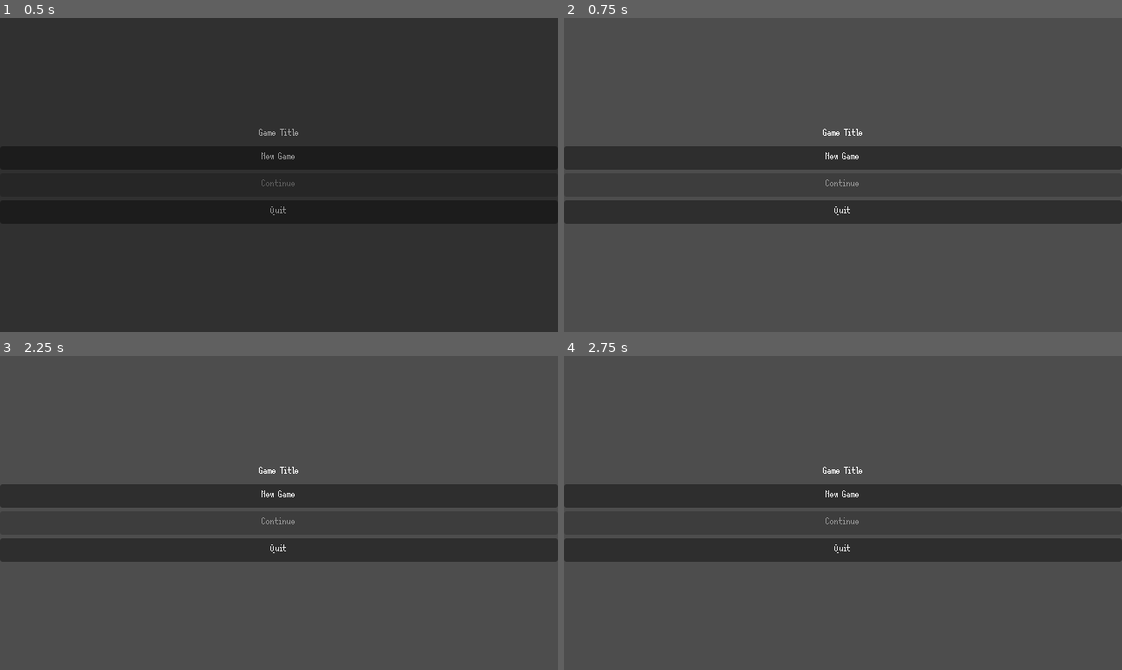
Above: before the commit, frames 1-4 (two rows, left to right).
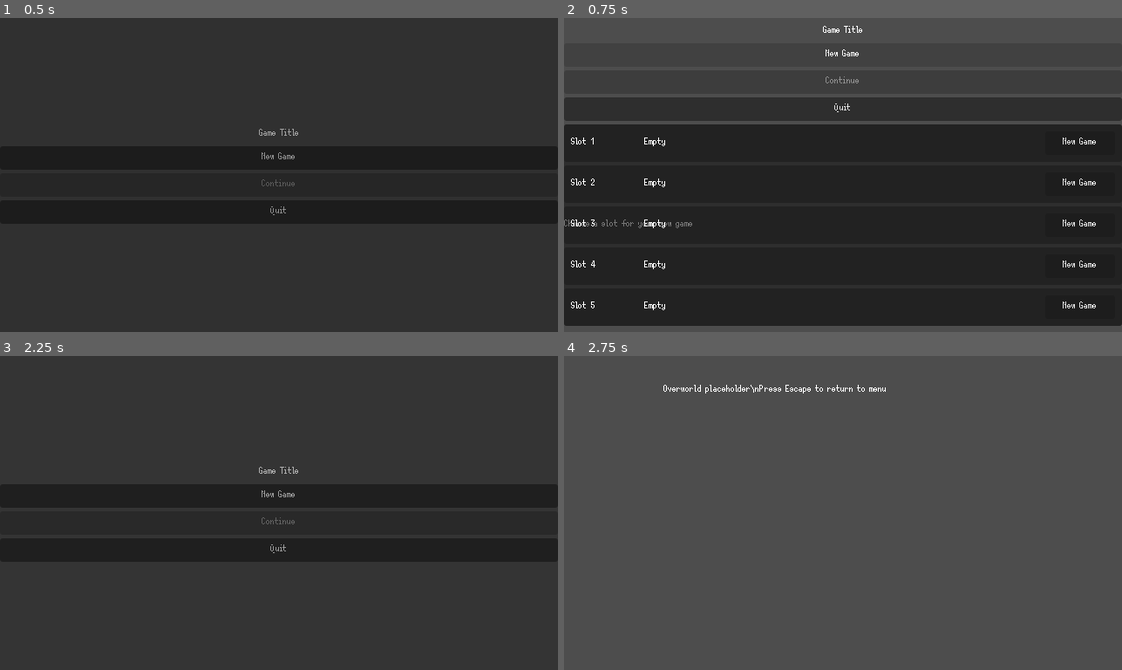
Above: after the commit, the same moments.

Repository: LuriaReimeiko/TsuyuGame
Game: Godot game, scene res://Scenes/Root.tscn
Same seed, same stepped clock (60 frames per second), same inputs: the game is played once before the commit and once after it.
Inputs:
- Up to frame 1 (0.5 s): no input
- Up to frame 2 (0.75 s): click "New Game" at 0.5 s
- Up to frame 3 (2.25 s): click "New Game" at 1.25 s; click "New Game" at 2 s
- Up to frame 4 (2.75 s): no input

Frame 1 is identical in both runs. In frame 2, 57% of the frame differs, in the area x 0-100%, y 2-99%; in frame 3, 78%, in the area x 0-100%, y 0-100%; in frame 4, 15%.

Commit message:
Fix input

Diff:
--- a/Scenes/Root.tscn
+++ b/Scenes/Root.tscn
@@ -7,6 +7,7 @@
 
 [node name="TransitionLayer" type="CanvasLayer" parent="." unique_id=1340143582]
 layer = 10
+follow_viewport_enabled = true
 
 [node name="TransitionOverlay" type="ColorRect" parent="TransitionLayer" unique_id=1008514345]
 anchors_preset = 15
@@ -14,6 +15,7 @@
 anchor_bottom = 1.0
 grow_horizontal = 2
 grow_vertical = 2
+mouse_filter = 2
 color = Color(0, 0, 0, 1)
 
 [node name="SceneContainer" type="Node" parent="." unique_id=1123433458]
